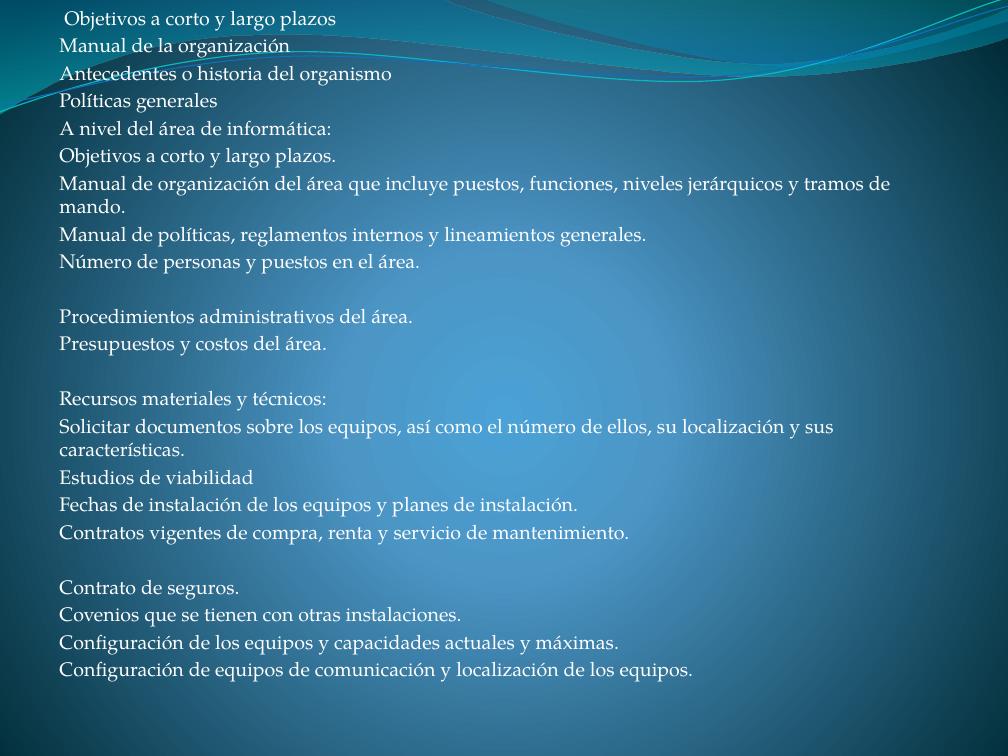
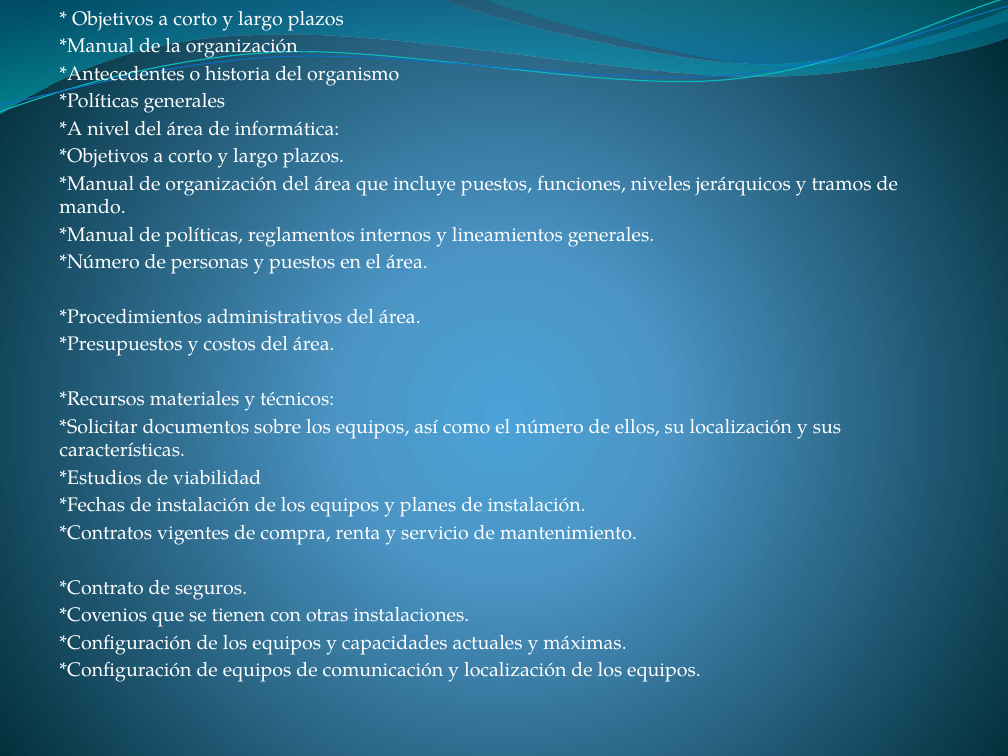
Before and after one commit to lc850/auditoria, a slide deck: slide 18 of Metodología para el desarrollo e implantación en la.pptx. Drawn at 1008x756 pixels with LibreOffice and Linux fonts; fonts in the diff are those of the drawing. Boxes give left, top, right and bottom in pixels: in the first picture for what was removed or moved away, otherwise in the second. Text is boxed around its words. In the diff, an @@ line names an element or a change of style, - is before the commit and + after.

```diff
--- a/Metodología para el desarrollo e implantación en la.pptx
+++ b/Metodología para el desarrollo e implantación en la.pptx
@@ subtitle at <box>59,11,898,682</box>: text changed @@
-Objetivos a corto y largo plazos
-Manual de la organización
-Antecedentes o historia del organismo
-Políticas generales
-A nivel del área de informática:
-Objetivos a corto y largo plazos.
-Manual de organización del área que incluye puestos, funciones, niveles jerárquicos y tramos de mando.
-Manual de políticas, reglamentos internos y lineamientos generales.
-Número de personas y puestos en el área.
-Procedimientos administrativos del área.
-Presupuestos y costos del área.
-Recursos materiales y técnicos:
-Solicitar documentos sobre los equipos, así como el número de ellos, su localización y sus características.
-Estudios de viabilidad
-Fechas de instalación de los equipos y planes de instalación.
-Contratos vigentes de compra, renta y servicio de mantenimiento.
-Contrato de seguros.
-Covenios que se tienen con otras instalaciones.
-Configuración de los equipos y capacidades actuales y máximas.
-Configuración de equipos de comunicación y localización de los equipos.
+* Objetivos a corto y largo plazos
+*Manual de la organización
+*Antecedentes o historia del organismo
+*Políticas generales
+*A nivel del área de informática:
+*Objetivos a corto y largo plazos.
+*Manual de organización del área que incluye puestos, funciones, niveles jerárquicos y tramos de mando.
+*Manual de políticas, reglamentos internos y lineamientos generales.
+*Número de personas y puestos en el área.
+*Procedimientos administrativos del área.
+*Presupuestos y costos del área.
+*Recursos materiales y técnicos:
+*Solicitar documentos sobre los equipos, así como el número de ellos, su localización y sus características.
+*Estudios de viabilidad
+*Fechas de instalación de los equipos y planes de instalación.
+*Contratos vigentes de compra, renta y servicio de mantenimiento.
+*Contrato de seguros.
+*Covenios que se tienen con otras instalaciones.
+*Configuración de los equipos y capacidades actuales y máximas.
+*Configuración de equipos de comunicación y localización de los equipos.
```
Also in this commit, not shown: 4 other slides changed.
